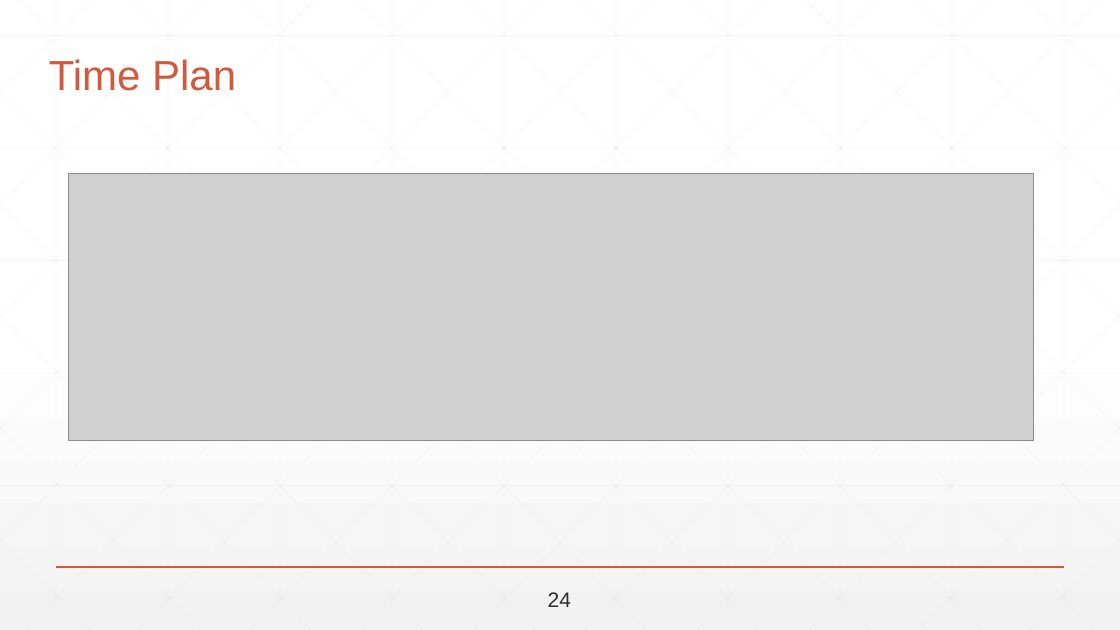
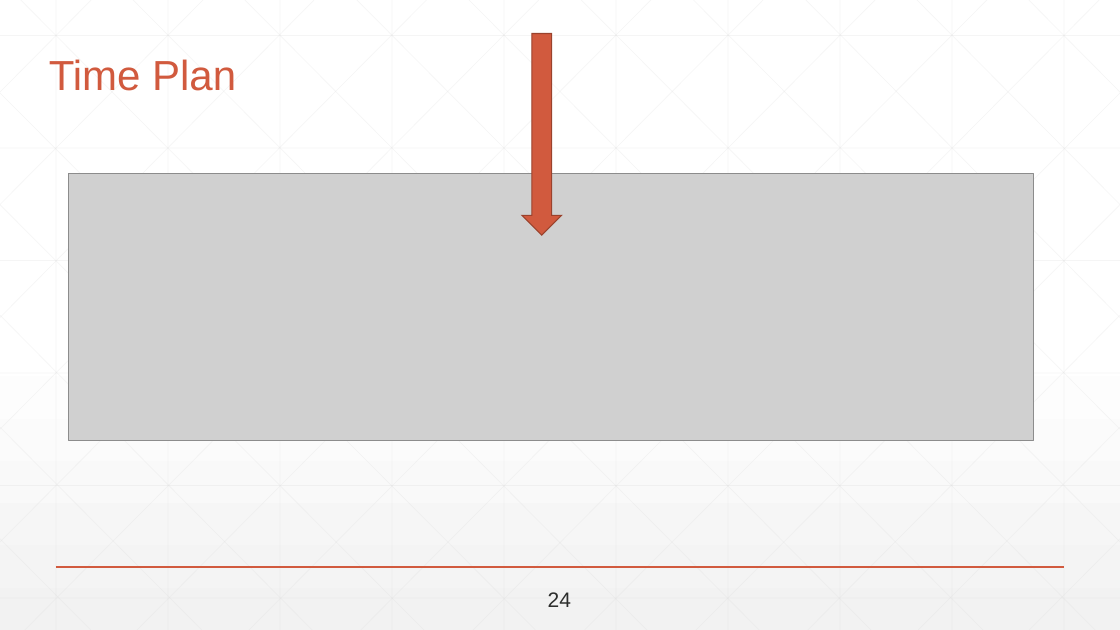
Before and after one commit to abdallahshaaban/Visual-Question-Answering, a slide deck: slide 48 of Second Seminar/Visual-QA Second Seminar.pptx (slide 31 before the commit). Drawn at 1120x630 pixels with LibreOffice and Linux fonts; fonts in the diff are those of the drawing; grey boxes stand for pictures. Boxes give left, top, right and bottom in pixels: in the first picture for what was removed or moved away, otherwise in the second. Text is boxed around its words. In the diff, an @@ line names an element or a change of style, - is before the commit and + after.

```diff
--- a/Second Seminar/Visual-QA Second Seminar.pptx
+++ b/Second Seminar/Visual-QA Second Seminar.pptx
@@ down arrow added at bbox=[522, 34, 561, 235], fill #D15A3E, outline #9B432E 1 pt @@
```
Also in this commit, not shown: 12 other slides changed, 22 slides added, 5 slides removed, 1 other file.
